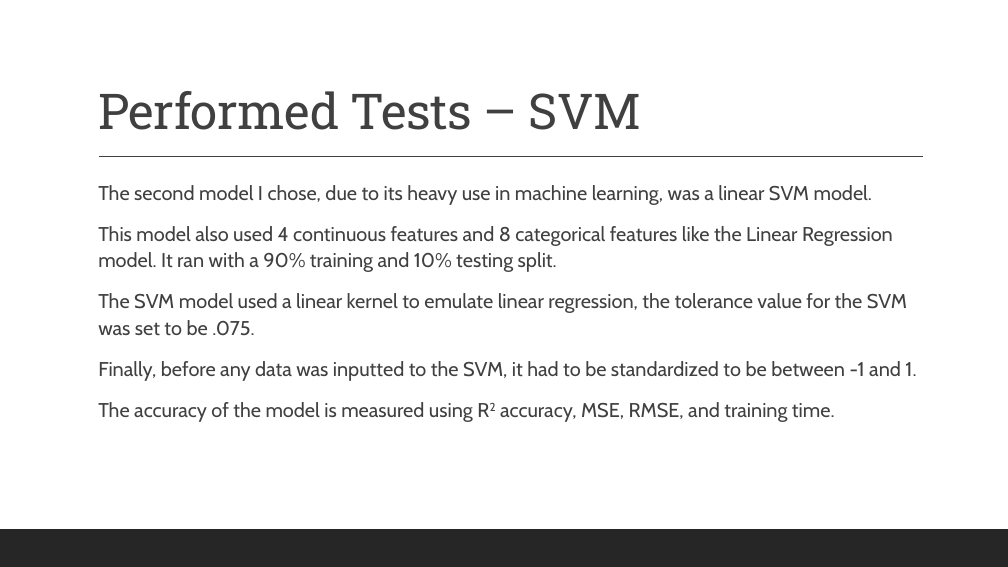
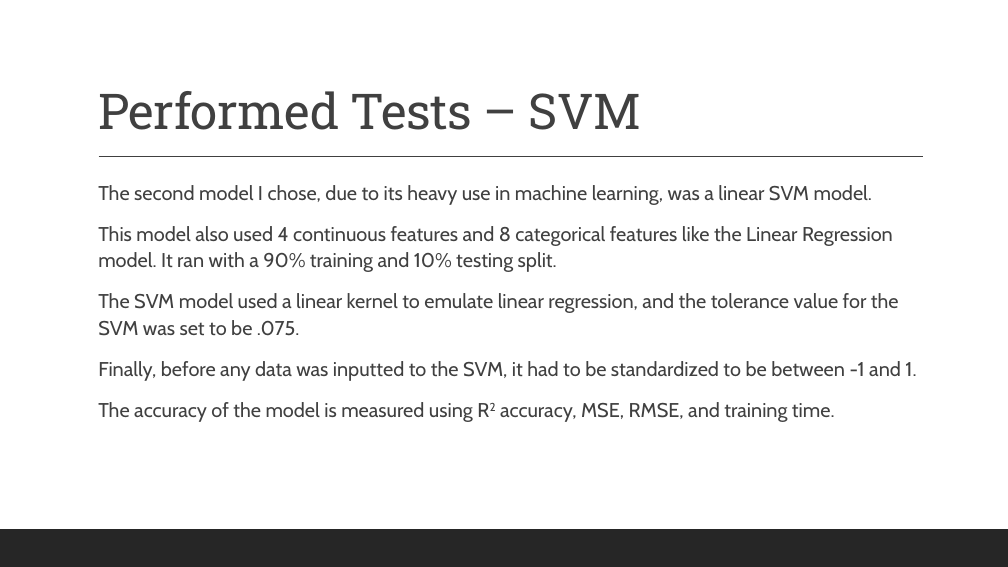
Before and after one commit to DesktopCoder1407/CS4267-MachineLearning, a slide deck: slide 10 of Project-Final Presentation-CS4267-Parker Smith.pptx (slide 8 before the commit). Drawn at 1008x567 pixels with LibreOffice and Linux fonts; fonts in the diff are those of the drawing. Boxes give left, top, right and bottom in pixels: in the first picture for what was removed or moved away, otherwise in the second. Text is boxed around its words. In the diff, an @@ line names an element or a change of style, - is before the commit and + after.

```diff
--- a/Project-Final Presentation-CS4267-Parker Smith.pptx
+++ b/Project-Final Presentation-CS4267-Parker Smith.pptx
@@ text at <box>98,293,899,336</box>: text changed @@
-  The SVM model used a linear kernel to emulate linear regression, the tolerance value for the SVM was set to be .075.
+  The SVM model used a linear kernel to emulate linear regression, and the tolerance value for the SVM was set to be .075.
```
Also in this commit, not shown: 5 other slides changed, 4 slides added, 2 slides removed.
